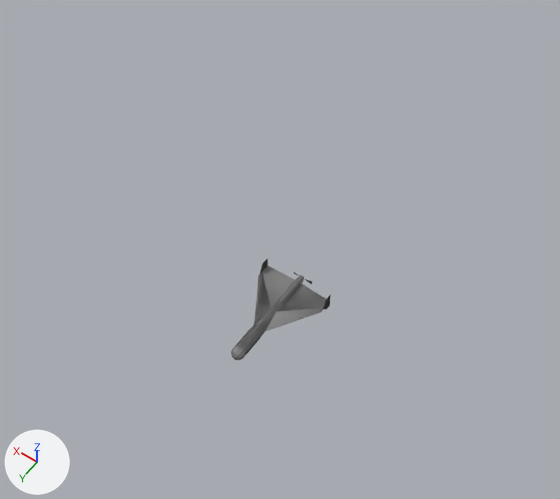
A saved change to the glTF model assets/models/drones.glb.
Rendered twice from a camera (50 mm lens) standing at (-157.0, 211.0, 401.0) and looking at (8.0, -21.0, 37.0). The axes (+X, +Y, +Z) are drawn at lower left. The lights are the same throughout. The older version comes first. Objects named as collision shapes, trigger or cutter boxes, shadow casters or lower levels of detail are left out. Where no turn or scale is listed for an object, it has been applied to the vertices.

The first picture shows 'drones_101_lod0' and 1 more.
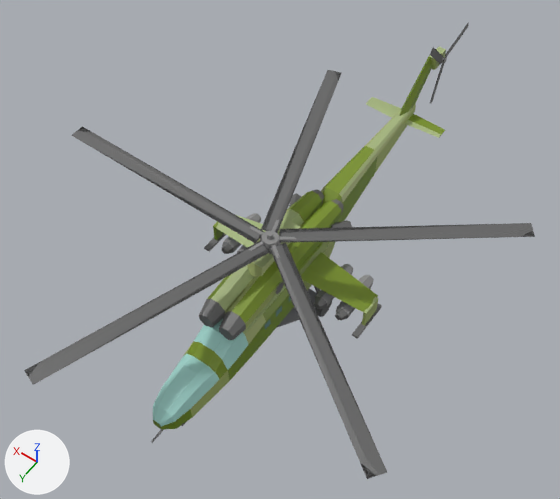
Diff of the bpy script that builds the scene:
```diff
--- a/assets/models/drones.glb.py
+++ b/assets/models/drones.glb.py
@@ ob_drones_102_lod2_part2 @@
+ob_drones_102_lod2_part2 = bpy.data.objects.new('drones_102_lod2_part2', me_drones_102_lod2_part2)  # 12 vertices, 12 faces; spans x 0.0, y -31.2..25.0, z -31.7..23.6; in mat_pal_237 (dark grey #5c5c5c), mat_pal_238 (dark grey #545454)
+ob_drones_102_lod2_part2.location = (-6.9, -181.8, 79.9)
@@ ob_drones_102_lod2_part1 @@
+ob_drones_102_lod2_part1 = bpy.data.objects.new('drones_102_lod2_part1', me_drones_102_lod2_part1)  # 20 vertices, 20 faces; spans x -119.0..142.0, y -135.0..137.0, z 0.0..4.0; in mat_pal_236 (dark grey #646464), mat_pal_239 (dark grey #4c4c4c)
+ob_drones_102_lod2_part1.location = (0.0, 0.0, 73.7)
@@ ob_drones_102_lod1_part1 @@
+ob_drones_102_lod1_part1 = bpy.data.objects.new('drones_102_lod1_part1', me_drones_102_lod1_part1)  # 72 vertices, 120 faces; spans x -119.0..142.0, y -134.0..137.0, z -1.0..4.0; in mat_pal_234 (grey #787878), mat_pal_233 (grey #808080), mat_pal_236 (dark grey #646464), mat_pal_232 (grey #888888), mat_pal_239 (dark grey #4c4c4c), mat_pal_237 (dark grey #5c5c5c), mat_pal_238 (dark grey #545454)
+ob_drones_102_lod1_part1.location = (0.0, 0.0, 73.7)
@@ ob_drones_102_lod0_part2 @@
+ob_drones_102_lod0_part2 = bpy.data.objects.new('drones_102_lod0_part2', me_drones_102_lod0_part2)  # 48 vertices, 80 faces; spans x -1.3..1.3, y -31.1..24.7, z -31.6..23.3; in mat_pal_232 (grey #888888), mat_pal_234 (grey #787878), mat_pal_236 (dark grey #646464), mat_pal_233 (grey #808080), mat_pal_235 (dark grey #6c6c6c), mat_pal_238 (dark grey #545454), mat_pal_237 (dark grey #5c5c5c), mat_pal_239 (dark grey #4c4c4c)
+ob_drones_102_lod0_part2.location = (-6.9, -181.8, 79.9)
@@ ob_drones_102_lod0_part1 @@
+ob_drones_102_lod0_part1 = bpy.data.objects.new('drones_102_lod0_part1', me_drones_102_lod0_part1)  # 148 vertices, 248 faces; spans x -118.0..142.0, y -134.0..137.0, z -2.0..4.0; in mat_pal_234 (grey #787878), mat_pal_233 (grey #808080), mat_pal_236 (dark grey #646464), mat_pal_232 (grey #888888), mat_pal_235 (dark grey #6c6c6c), mat_pal_239 (dark grey #4c4c4c), mat_pal_237 (dark grey #5c5c5c), mat_pal_238 (dark grey #545454)
+ob_drones_102_lod0_part1.location = (0.0, 0.0, 73.7)
@@ ob_drones_102_lod0 @@
+ob_drones_102_lod0 = bpy.data.objects.new('drones_102_lod0', me_drones_102_lod0)  # 704 vertices, 1204 faces; spans x -57.0..57.0, y -191.0..109.0, z 0.0..84.0; in mat_pal_244 (blue #88a4c8), mat_pal_173 (green #648008), mat_pal_144 (cyan #a0d4cc), mat_pal_172 (green #6c8810), mat_pal_243 (blue #98accc), mat_pal_166 (green #9cac60), mat_pal_167 (green #94a450), mat_pal_171 (green #748c1c), mat_pal_170 (green #7c9428), mat_pal_164 (green #a8b880), mat_pal_165 (green #a4b070), mat_pal_169 (green #809c34), mat_pal_168 (green #889c44), mat_pal_236 (dark grey #646464), mat_pal_235 (dark grey #6c6c6c), mat_pal_238 (dark grey #545454), mat_pal_239 (dark grey #4c4c4c), mat_pal_174 (dark green #5c7c00), mat_pal_175 (dark green #506c00), mat_pal_237 (dark grey #5c5c5c), mat_pal_234 (grey #787878), mat_pal_233 (grey #808080), mat_pal_232 (grey #888888), mat_pal_231 (grey #909090), mat_pal_230 (grey #989898), mat_pal_145 (cyan #5c8484)
+ob_drones_102_lod0.parent = ob_drones_102
+ob_drones_102_lod0.location = (0.0, 0.0, 0.0)
@@ ob_drones_102 @@
+ob_drones_102 = bpy.data.objects.new('drones_102', None)
+ob_drones_102.location = (0.0, 0.0, 0.0)
```

Where the change shows, as pixel boxes (x1, y1, x2, y2) in the pictures (560 x 499 px):
'drones_102_lod0', added
    after: (151, 47, 446, 443)
'drones_102_lod1_part1', added
    after: (28, 70, 533, 476)
    faces in mat_pal_236 (dark grey #646464): (29, 70, 533, 476)
'drones_102_lod2_part1', added
    after: (24, 70, 535, 479)
    faces in mat_pal_239 (dark grey #4c4c4c): (24, 70, 535, 479)
    faces in mat_pal_236 (dark grey #646464): (25, 71, 534, 478)
'drones_102_lod0_part1', added
    after: (44, 78, 518, 475)
    faces in mat_pal_236 (dark grey #646464): (44, 78, 518, 475)
    faces in mat_pal_232 (grey #888888): (248, 220, 296, 258)
'drones_102_lod0_part2', added
    after: (430, 23, 468, 103)
    faces in mat_pal_237 (dark grey #5c5c5c): (430, 23, 468, 103)
'drones_102_lod2_part2', added
    after: (430, 27, 468, 102)
'drones_101_lod0', unchanged, covered by the edit
    before: (231, 258, 331, 360)
    after: (276, 288, 317, 328)
